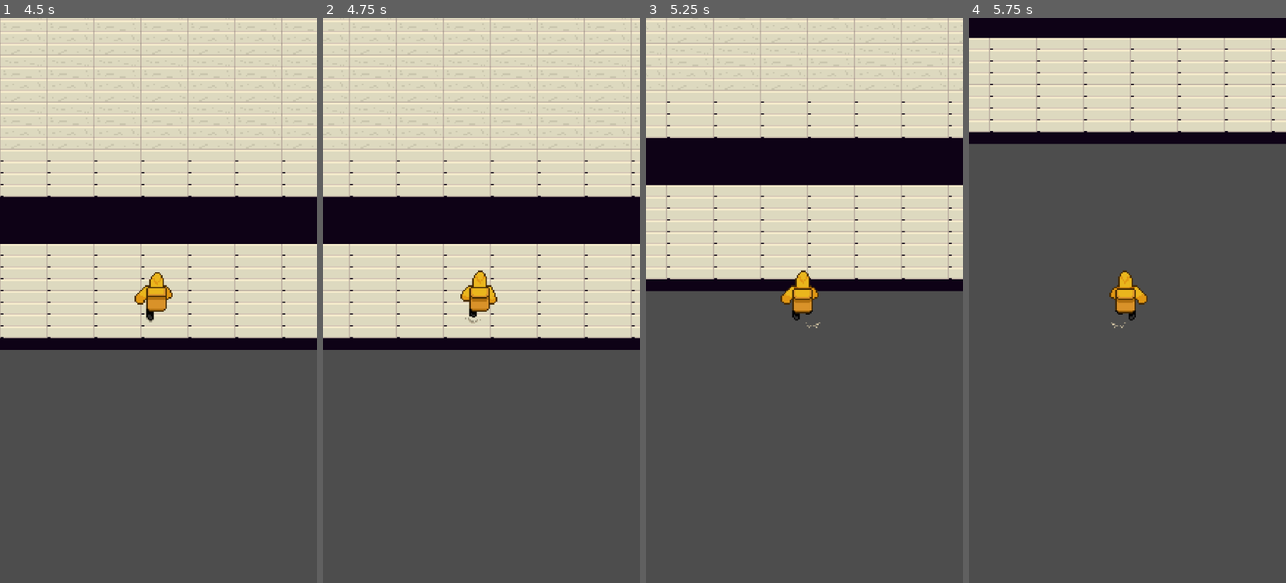
Above: before the commit, frames 1-4 (left to right).
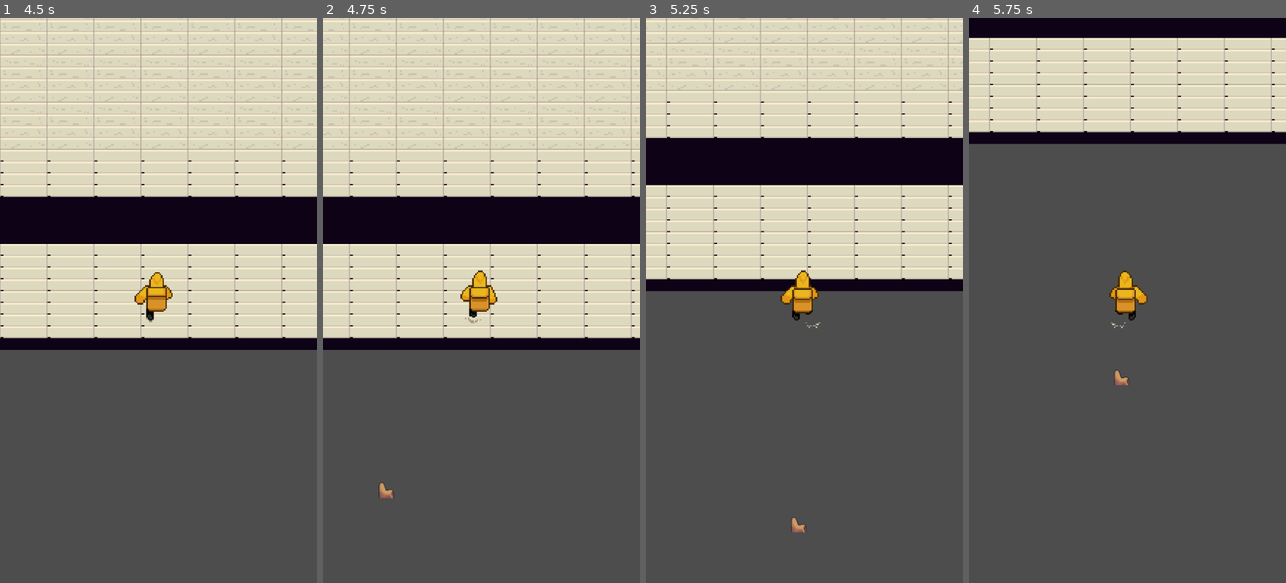
Above: after the commit, the same moments.

Repository: Blobson/break-a-leg
Game: Godot game, scene res://game.tscn
Two runs of this game, one before a commit and one after it. Both use one fixed random seed, a clock stepped at 60 frames per second and the inputs below.
Inputs:
- Up to frame 1 (4.5 s): hold Right (ui_right) 0.53-1.28 s; hold Down (ui_down) 1.28-2.03 s; hold Right (ui_right) 2.03-2.78 s; hold Up (ui_up) 2.78-3.53 s; hold Left (ui_left) from 3.53 s (still down)
- Up to frame 2 (4.75 s): keep holding Left (ui_left)
- Up to frame 3 (5.25 s): release Left (ui_left) at 5.03 s; hold Down (ui_down) from 5.03 s (still down)
- Up to frame 4 (5.75 s): keep holding Down (ui_down)

Frame 1 is identical in both runs. In frame 2, less than 0.1% of the frame differs, in the area x 17-23%, y 82-85%; in frame 3, less than 0.1%; in frame 4, less than 0.1%.

Commit message:
#33 Dev: Ботинок летящий вниз

Diff:
--- a/game.tscn
+++ b/game.tscn
@@ -1,7 +1,8 @@
-[gd_scene load_steps=3 format=3 uid="uid://bd2tgsc5ao4ix"]
+[gd_scene load_steps=4 format=3 uid="uid://bd2tgsc5ao4ix"]
 
 [ext_resource type="PackedScene" uid="uid://cj1jkk4ni344t" path="res://regions/residential_region/test_level/test_level.tscn" id="1_l7l70"]
 [ext_resource type="PackedScene" uid="uid://dpkpf8sao4qgx" path="res://utils/camera/camera_2d.tscn" id="2_3c6or"]
+[ext_resource type="PackedScene" uid="uid://mu8408gtwp6e" path="res://regions/residential_region/dynamic_obstacles/falling_shoe/falling_shoe.tscn" id="3_vs4vj"]
 
 [node name="Game" type="Node2D"]
 
@@ -9,3 +10,6 @@
 
 [node name="Camera2D" parent="." instance=ExtResource("2_3c6or")]
 position = Vector2(638, 1136)
+
+[node name="FallingShoe" parent="." instance=ExtResource("3_vs4vj")]
+position = Vector2(1022, 4663)
--- /dev/null
+++ b/regions/residential_region/dynamic_obstacles/falling_shoe/falling_shoe.gd
@@ -0,0 +1,15 @@
+class_name FallingShoe extends BaseDynamicObstacle
+
+
+func _ready():
+	super()
+	$VisibleOnScreenNotifier2D.screen_exited.connect(_screen_exited)
+
+
+func _on_body_entered(body: Node):
+	super(body)
+	queue_free()
+
+
+func _screen_exited():
+	queue_free()
--- /dev/null
+++ b/regions/residential_region/dynamic_obstacles/falling_shoe/falling_shoe.tscn
@@ -0,0 +1,38 @@
+[gd_scene load_steps=6 format=3 uid="uid://mu8408gtwp6e"]
+
+[ext_resource type="PackedScene" uid="uid://cqcpel6yv3kjo" path="res://regions/common/base_dynamic_obstacle/base_dynamic_obstacle.tscn" id="1_nbsd1"]
+[ext_resource type="Script" path="res://regions/residential_region/dynamic_obstacles/falling_shoe/falling_shoe.gd" id="2_32tyt"]
+[ext_resource type="Texture2D" uid="uid://qvhlp20lg8rk" path="res://regions/residential_region/dynamic_obstacles/falling_shoe/shoes.png" id="3_hdp2r"]
+
+[sub_resource type="Curve2D" id="Curve2D_0ompv"]
+_data = {
+"points": PackedVector2Array(0, 0, 0, 0, 2, -1342, 0, 0, 0, 0, 0, 955, 0, 0, 0, 0, 2, 954)
+}
+point_count = 3
+
+[sub_resource type="RectangleShape2D" id="RectangleShape2D_mwqa2"]
+size = Vector2(26, 19)
+
+[node name="FallingShoe" instance=ExtResource("1_nbsd1")]
+curve = SubResource("Curve2D_0ompv")
+
+[node name="PathFollow2D" parent="." index="0"]
+position = Vector2(2, -1342)
+rotation = 1.5708
+rotates = false
+loop = false
+
+[node name="Node2D" parent="PathFollow2D" index="0"]
+script = ExtResource("2_32tyt")
+speed = 450
+
+[node name="Sprite2D" parent="PathFollow2D/Node2D" index="0"]
+texture = ExtResource("3_hdp2r")
+hframes = 6
+vframes = 2
+
+[node name="CollisionShape2D" parent="PathFollow2D/Node2D/Area2D" index="0"]
+rotation = 2.11122
+shape = SubResource("RectangleShape2D_mwqa2")
+
+[node name="VisibleOnScreenNotifier2D" type="VisibleOnScreenNotifier2D" parent="PathFollow2D/Node2D" index="3"]
Binary file added: regions/residential_region/dynamic_obstacles/falling_shoe/shoes.png
Not shown, added: regions/residential_region/dynamic_obstacles/falling_shoe/shoes.png.import
